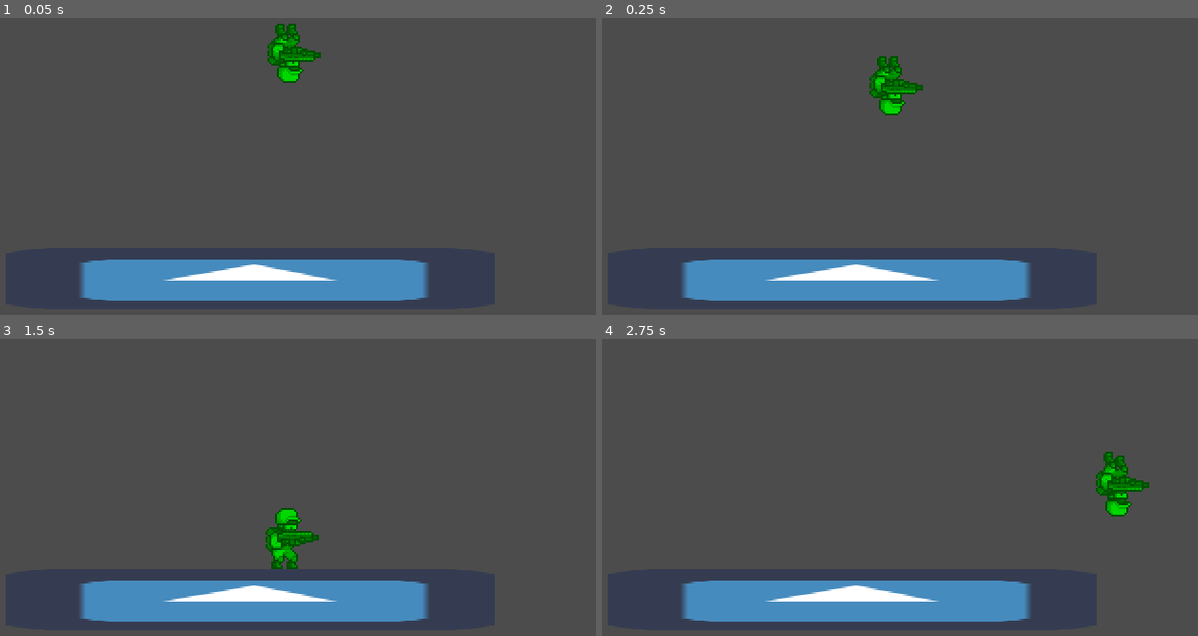
Above: before the commit, frames 1-4 (two rows, left to right).
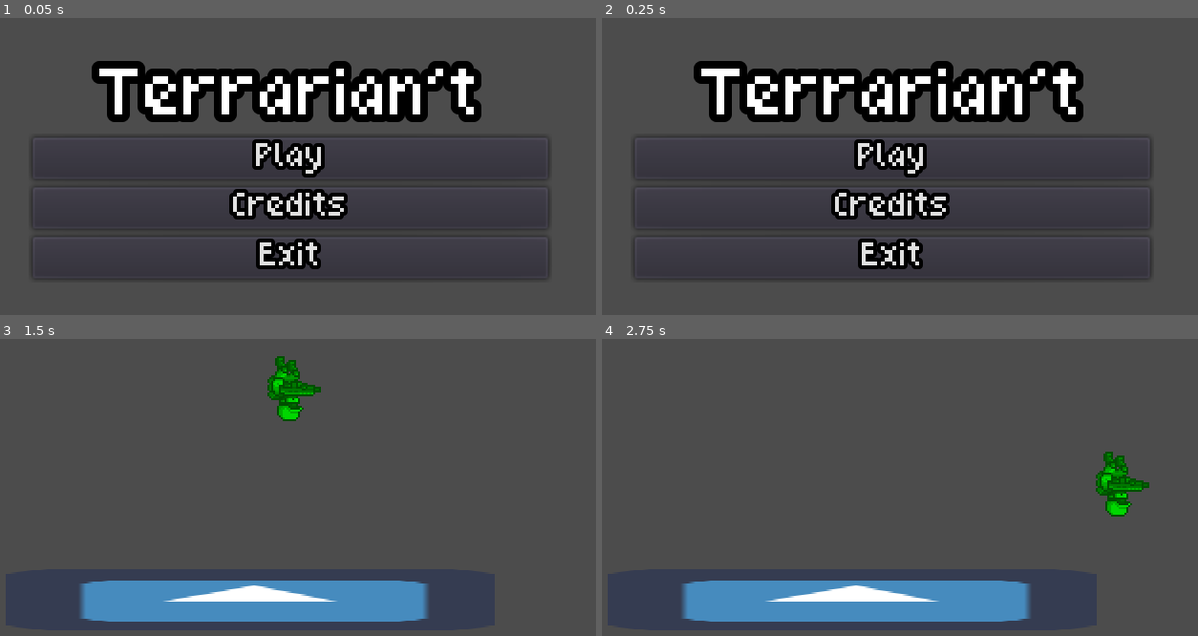
Above: after the commit, the same moments.

Repository: elixs/Terrarian-t
Game: Godot game, scene res://scenes/ui/main_menu.tscn
Same seed, same stepped clock (60 frames per second), same inputs: the game is played once before the commit and once after it. Before the commit the project starts from res://scenes/main.tscn. The engine's default icon, where the game draws it, is replaced by a stand-in: a white triangle on a blue panel in a dark square.
Inputs (mouse positions are in pixels of both pictures, inside the frame that each line leads up to):
- Up to frame 1 (0.05 s): no input
- Up to frame 2 (0.25 s): no input
- Up to frame 3 (1.5 s): click (292, 529) at 0.5 s, where only the run after the commit has a clickable "Credits"; click (292, 478) at 1.25 s, where only the run after the commit has a clickable "Play"
- Up to frame 4 (2.75 s): hold D (move_right) from 2.03 s (still down); tap Space (jump) at 2.27 s

The runs differ from the first frame. In frame 1, 25% of the frame differs, in the area x 5-93%, y 1-96%; in frame 2, 24%; in frame 3, 2.0%; in frame 4, nothing differs.

Commit message:
added main menu

Diff:
--- a/project.godot
+++ b/project.godot
@@ -11,7 +11,7 @@
 [application]
 
 config/name="Terrarian't"
-run/main_scene="res://scenes/main.tscn"
+run/main_scene="res://scenes/ui/main_menu.tscn"
 config/icon="res://icon.png"
 
 [display]
--- /dev/null
+++ b/resources/theme.tres
@@ -0,0 +1,21 @@
+[gd_resource type="Theme" load_steps=5 format=2]
+
+[ext_resource path="res://assets/fonts/Quaver v1.0/quaver.ttf" type="DynamicFontData" id=1]
+[ext_resource path="res://icon.png" type="Texture" id=2]
+
+[sub_resource type="StyleBoxTexture" id=2]
+texture = ExtResource( 2 )
+region_rect = Rect2( 0, 0, 64, 64 )
+
+[sub_resource type="DynamicFont" id=1]
+outline_size = 2
+outline_color = Color( 0, 0, 0, 1 )
+font_data = ExtResource( 1 )
+
+[resource]
+default_font = SubResource( 1 )
+Button/styles/hover = SubResource( 2 )
+MarginContainer/constants/margin_bottom = 25
+MarginContainer/constants/margin_left = 25
+MarginContainer/constants/margin_right = 25
+MarginContainer/constants/margin_top = 25
--- /dev/null
+++ b/scenes/ui/main_menu.gd
@@ -0,0 +1,21 @@
+extends MarginContainer
+
+onready var play = $VBoxContainer/Play
+onready var credits = $VBoxContainer/Credits
+onready var exit = $VBoxContainer/Exit
+
+func _ready():
+	play.connect("pressed", self, "_on_play_pressed")
+	credits.connect("pressed", self, "_on_credits_pressed")
+	exit.connect("pressed", self, "_on_exit_pressed")
+
+
+func _on_play_pressed():
+	get_tree().change_scene("res://scenes/main.tscn")
+
+
+func _on_credits_pressed():
+	print("· o ·)")
+
+func _on_exit_pressed():
+	get_tree().quit()
--- /dev/null
+++ b/scenes/ui/main_menu.tscn
@@ -0,0 +1,49 @@
+[gd_scene load_steps=5 format=2]
+
+[ext_resource path="res://resources/theme.tres" type="Theme" id=1]
+[ext_resource path="res://assets/fonts/Quaver v1.0/quaver.ttf" type="DynamicFontData" id=2]
+[ext_resource path="res://scenes/ui/main_menu.gd" type="Script" id=3]
+
+[sub_resource type="DynamicFont" id=1]
+size = 32
+outline_size = 4
+outline_color = Color( 0, 0, 0, 1 )
+font_data = ExtResource( 2 )
+
+[node name="MainMenu" type="MarginContainer"]
+anchor_right = 1.0
+anchor_bottom = 1.0
+theme = ExtResource( 1 )
+script = ExtResource( 3 )
+
+[node name="VBoxContainer" type="VBoxContainer" parent="."]
+margin_left = 25.0
+margin_top = 35.0
+margin_right = 295.0
+margin_bottom = 145.0
+size_flags_vertical = 4
+
+[node name="Label" type="Label" parent="VBoxContainer"]
+margin_right = 270.0
+margin_bottom = 32.0
+custom_fonts/font = SubResource( 1 )
+text = "Terrarian't"
+align = 1
+
+[node name="Play" type="Button" parent="VBoxContainer"]
+margin_top = 36.0
+margin_right = 270.0
+margin_bottom = 58.0
+text = "Play"
+
+[node name="Credits" type="Button" parent="VBoxContainer"]
+margin_top = 62.0
+margin_right = 270.0
+margin_bottom = 84.0
+text = "Credits"
+
+[node name="Exit" type="Button" parent="VBoxContainer"]
+margin_top = 88.0
+margin_right = 270.0
+margin_bottom = 110.0
+text = "Exit"
Binary file added: assets/fonts/Quaver v1.0/quaver.ttf
Not shown, added: assets/fonts/Quaver v1.0/readme.txt
